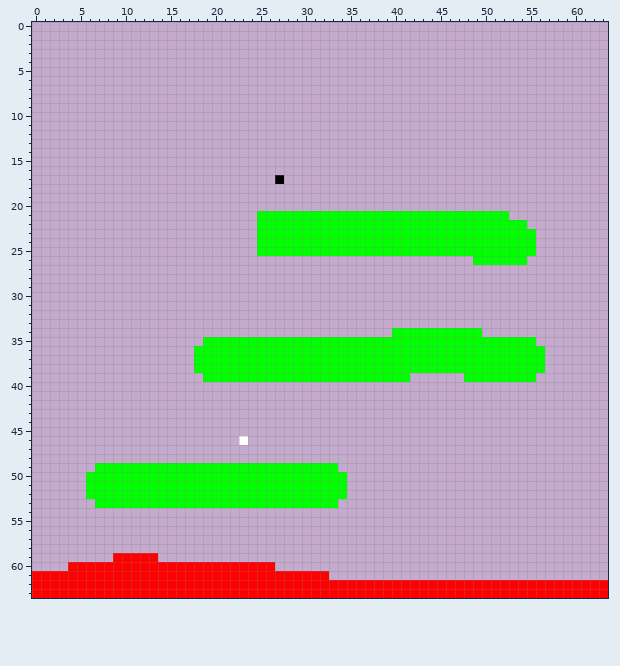
Pixel-art sprite: assets/levels/level1.png. Above is the file before it was changed.
The file is 64x64 pixels.
The same view after the edit:
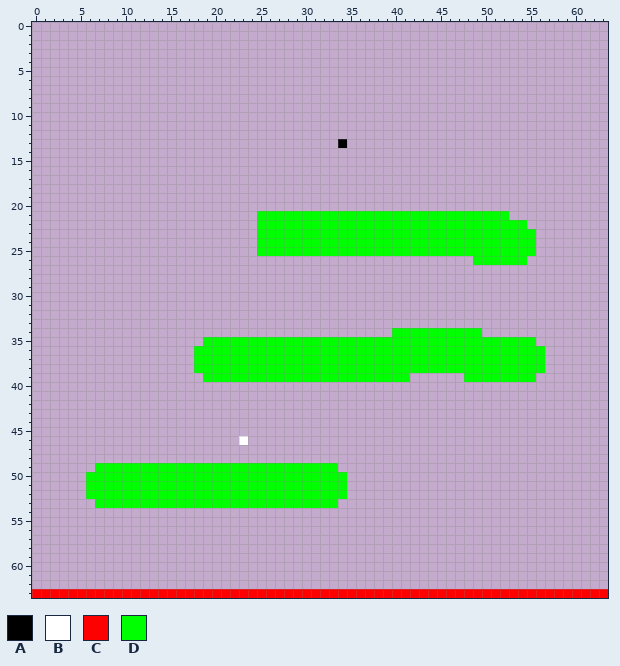
Palette (. is transparent): A #000000  B #ffffff  C #ff0000  D #00ff00
The commit says: move camera to see the whole level
What changed:
{"y":13,"x":34,"old":".","new":"A"}
{"y":17,"x":27,"old":"A","new":"."}
{"y":59,"x":9,"old":"CCCCC","new":"....."}
{"y":60,"x":4,"old":"CCCCCCCCCCCCCCCCCCCCCCC","new":"......................."}
{"y":61,"x":0,"old":"CCCCCCCCCCCCCCCCCCCCCCCCCCCCCCCCC","new":"................................."}
{"y":62,"x":0,"old":"CCCCCCCCCCCCCCCCCCCCCCCCCCCCCCCCCCCCCCCCCCCCCCCCCCCCCCCCCCCCCCCC","new":"................................................................"}
